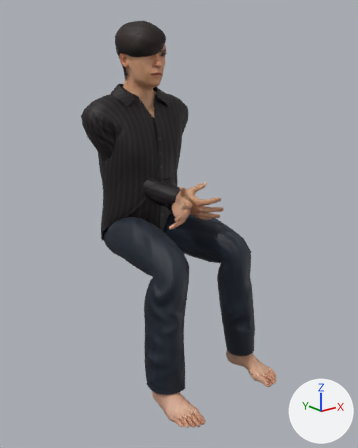
Renders of the glTF model public/models/congregant_m1.glb from each side of a commit.
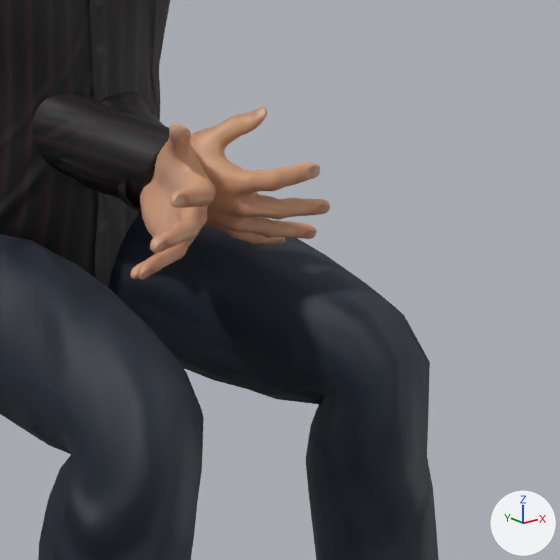
Each version is shown whole from a 50 mm lens placed at (-1.147, -1.718, 1.19), pointed at (-0.004, -0.289, 0.618), then close up on the part from 37% to 80% of the width and 34% to 68% of the height. Lighting does not change. The marker at lower right points along +X, +Y and +Z. The last two pictures show the newer version. Vertices at exactly the same position are counted once.

Objects in the first close-up: 'congregant_m1.body', 'congregant_m1.male_casualsuit03'.
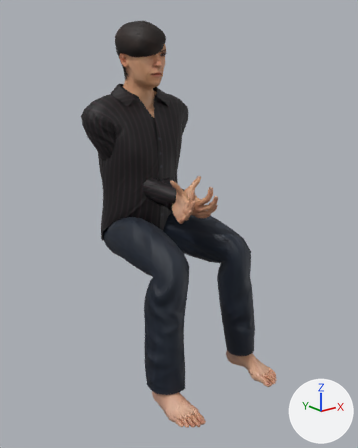
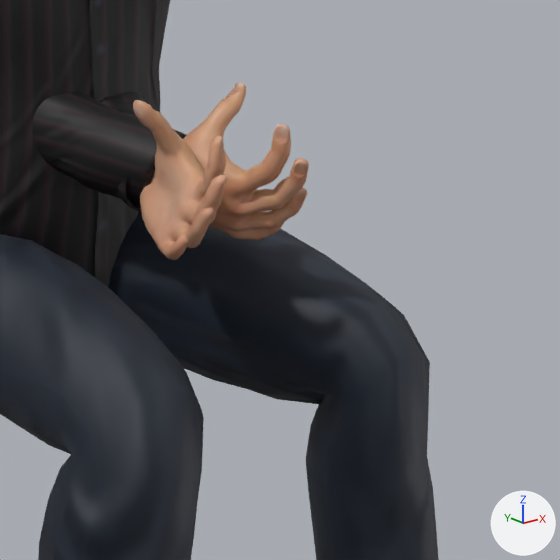
Diff of the bpy script that builds the scene:
```diff
--- a/public/models/congregant_m1.glb.py
+++ b/public/models/congregant_m1.glb.py
@@ me_base @@
 me_base.from_pydata(...)  # 10238 vertices, 20344 faces; spans x -0.254..0.254, y -0.645..0.052, z -0.009..1.353
 # used by ob_congregant_m1_body; location = (0.0, 0.0, 0.0)
+# me_base part 1: 2903 of 10238 vertices moved; they spanned x -0.116..0.116, y -0.417..-0.279, z 0.633..0.789 and now span x -0.07..0.07, y -0.441..-0.279, z 0.647..0.804; mean shift (0.0, -0.009, 0.022); largest move (0.115, -0.389, 0.646) -> (0.06, -0.431, 0.714)
 me_base.materials.append(mat_congregant_m1_body)
```

What differs and where, as boxes (x1, y1, x2, y2) in the close-ups (560 x 560 px):
'congregant_m1.body', reshaped
    before: (130, 106, 330, 280)
    after: (133, 83, 309, 260)
